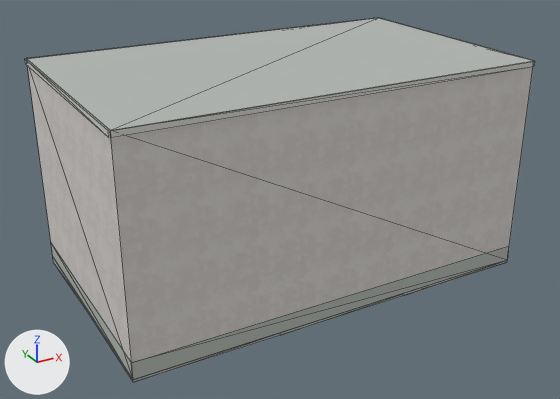
An edit to the Blender file assets/blender/buildings/osm-way-672784914.blend, drawn before and after from the same camera.
One viewpoint serves both versions: a 50 mm camera at (-7.42, -13.52, 8.19) aimed at (0.19, 0.31, 1.27). Lighting does not change. The marker at lower left points along +X, +Y and +Z. The older version comes first. Mesh edges are drawn as thin lines.

In view in the first picture: 'building foundation 672784914', 'reality 672784914 near reality aged pale plaster', 'reality 672784914 near reality concrete plinth', 'reality 672784914 near reality flat weathered roof', 'reality 672784914 near reality pale aluminum sill'.
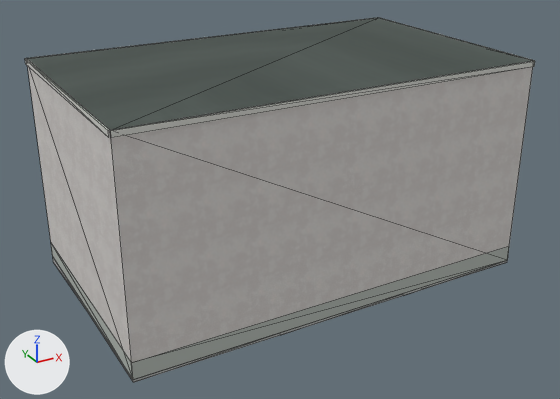
Where the change shows, as pixel boxes (x1, y1, x2, y2) in the pictures (560 x 399 px):
'reality 672784914 near reality flat weathered roof', surface changed (darker)
    both: (27, 18, 533, 130)
part 1 of me_reality_672784914_near_reality_pale_aluminum_sill, built on
    both: (26, 18, 534, 134)

The change, as a list of edits to the scene's bpy script:
```text
Add img_roof_color_png:
    img_roof_color_png = load_image('roof-color.png', '../../../public/models/architecture/textures/roof-color.png', 256, 256, 'sRGB')
Add img_roof_normal_png:
    img_roof_normal_png = load_image('roof-normal.png', '../../../public/models/architecture/textures/roof-normal.png', 256, 256, 'Non-Color')
Change mat_reality_flat_weathered_roof:
    remove # nodes: BsdfPrincipled, OutputMaterial
    remove # colours: grey #b3b7b4
    nodes: BsdfPrincipled, MixRGB, NormalMap, OutputMaterial, TexImage x2
    colours: white #ffffff
    uses the picture img_roof_color_png
    uses the picture img_roof_normal_png
Change me_reality_672784914_near_reality_pale_aluminum_sill:
    used by ob_reality_672784914_near_reality_pale_aluminum_sill; parent = ob_osm_way_672784914; location = (0.0, 0.0, 0.0)
    remove me_reality_672784914_near_reality_pale_aluminum_sill.from_pydata(...)  # 16 vertices, 8 faces; spans x -4.45..4.42, y -2.72..2.72, z 4.39..4.5
    add me_reality_672784914_near_reality_pale_aluminum_sill.from_pydata(...)  # 32 vertices, 16 faces; spans x -4.45..4.42, y -2.72..2.72, z 4.39..4.5
    me_reality_672784914_near_reality_pale_aluminum_sill part 1
    8 faces are deleted
    8 vertices are added at x -4.43..4.39, y -2.69..2.69, z 4.5
    8 new vertices lie (0.0, 0.0, 0.11) away from vertices in x -4.45..4.42, y -2.72..2.72, z 4.39
    16 new faces join them
```
